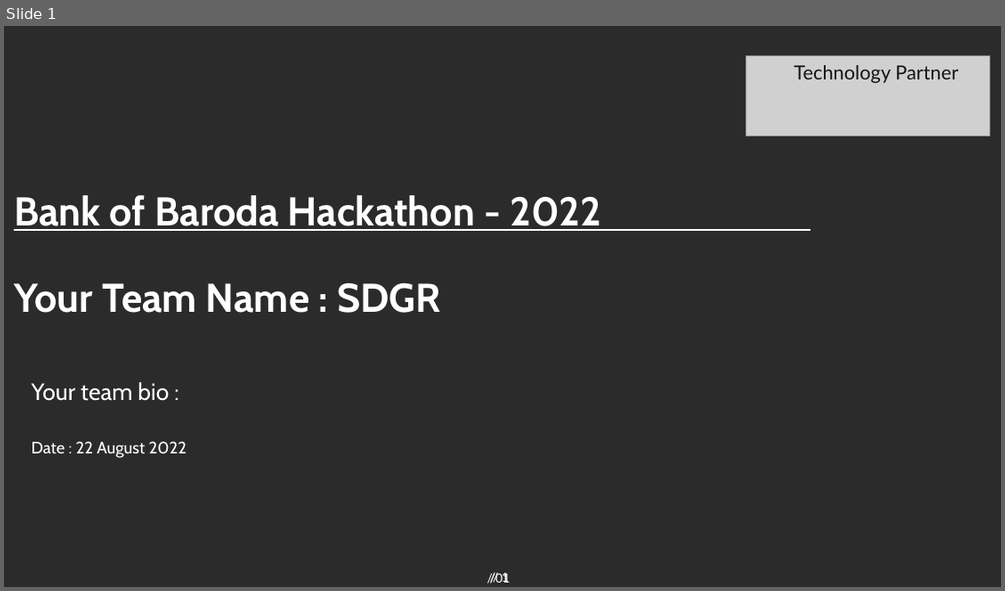
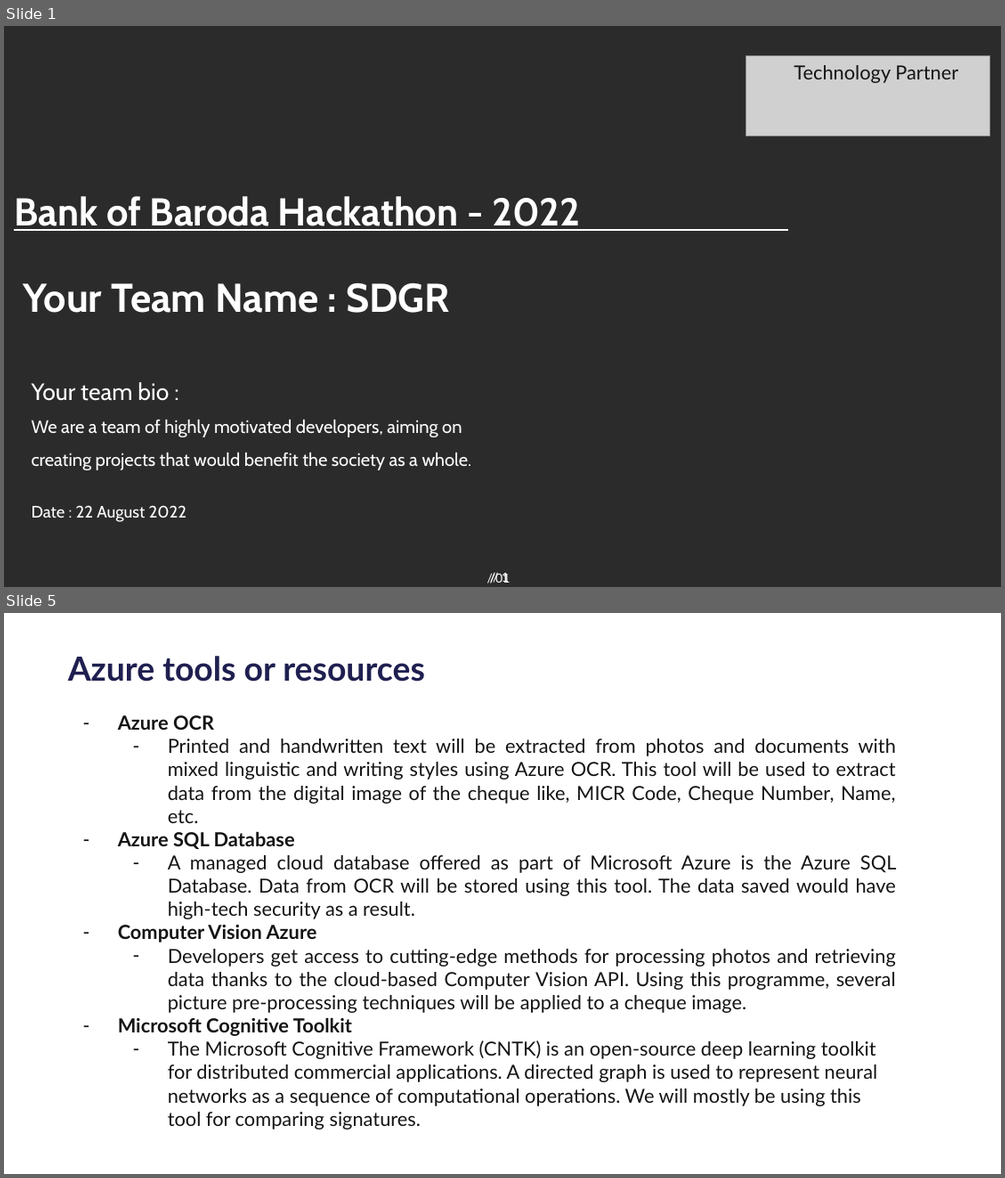
Before and after one commit to dikshabhambri/paycheck, a slide deck: idea/BOB_template.pptx. Shown one above the other, each under a label of ours: slide 1 before the commit, slides 1 and 5 after it; the slides between them are not shown. The pictures are 1005x591 and 1005x1178 pixels, drawn with LibreOffice and Linux fonts; fonts in the diff are those of the drawing; grey boxes stand for pictures; background and template pictures are left out; a plain dark background stands for a picture behind light text. Boxes give left, top, right and bottom in pixels: in the first picture for what was removed or moved away, otherwise in the second. Text is boxed around its words. In the diff, an @@ line names an element or a change of style, - is before the commit and + after.

```diff
--- a/idea/BOB_template.pptx
+++ b/idea/BOB_template.pptx
@@ slide 5 added at (x1=4, y1=613, x2=1001, y2=1174), background #FFFFFF; not listed: 2 template elements that a slide beside it also shows @@
@@ title added at (x1=68, y1=656, x2=425, y2=682), 24 pt, text #1F1F50, bold @@
+Azure tools or resources
@@ title added at (x1=118, y1=715, x2=896, y2=1129), 14 pt, text #141414 @@
+– Azure OCR
+  – Printed and handwritten text will be extracted from photos and documents with mixed linguistic and writing styles using Azure OCR. This tool will be used to extract data from the digital image of the cheque like, MICR Code, Cheque Number, Name, etc.
+– Azure SQL Database
+  – A managed cloud database offered as part of Microsoft Azure is the Azure SQL Database. Data from OCR will be stored using this tool. The data saved would have high-tech security as a result.
+– Computer Vision Azure
+  – Developers get access to cutting-edge methods for processing photos and retrieving data thanks to the cloud-based Computer Vision API. Using this programme, several picture pre-processing techniques will be applied to a cheque image.
+– Microsoft Cognitive Toolkit
+  – The Microsoft Cognitive Framework (CNTK) is an open-source deep learning toolkit for distributed commercial applications. A directed graph is used to represent neural networks as a sequence of computational operations. We will mostly be using this tool for comparing signatures.
@@ slide 1 changed as well @@
@@ title "Bank of Baroda Hackathon - ..." at (x1=14, y1=196, x2=581, y2=231): size 29 to 28 pt @@
@@ text "Your Team Name : SDGR" moved from (x1=14, y1=283, x2=441, y2=313) to (x1=23, y1=283, x2=450, y2=313) @@
@@ text at (x1=32, y1=419, x2=472, y2=470): paragraph added @@
+We are a team of highly motivated developers, aiming on creating projects that would benefit the society as a whole.
```
Also in this commit, not shown: 1 other slide changed, 7 other slides added, 7 slides removed, 1 other file.
